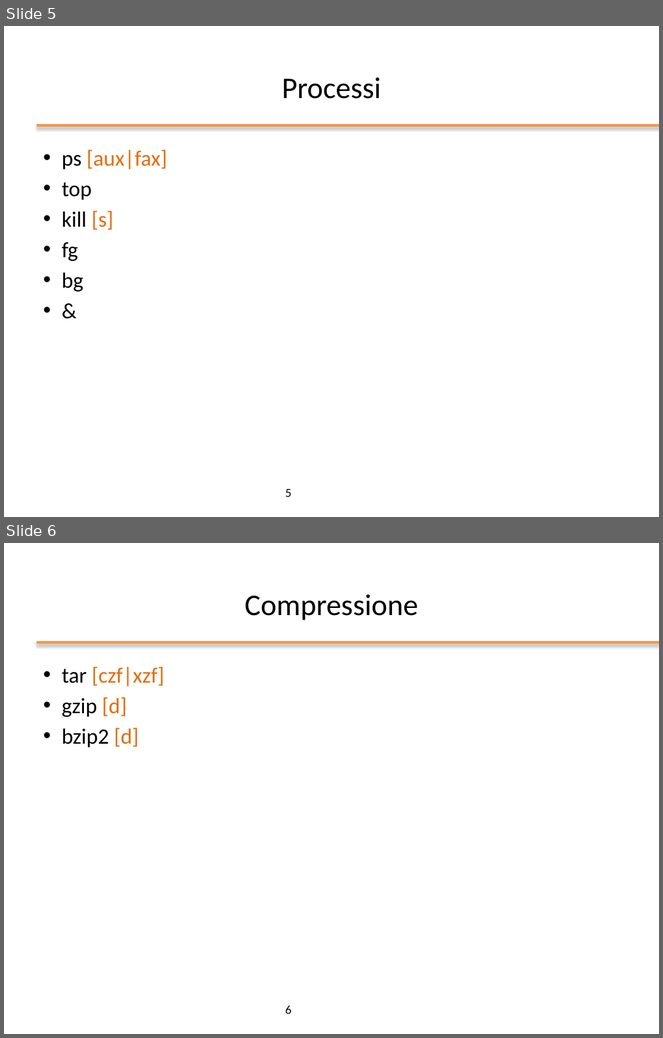
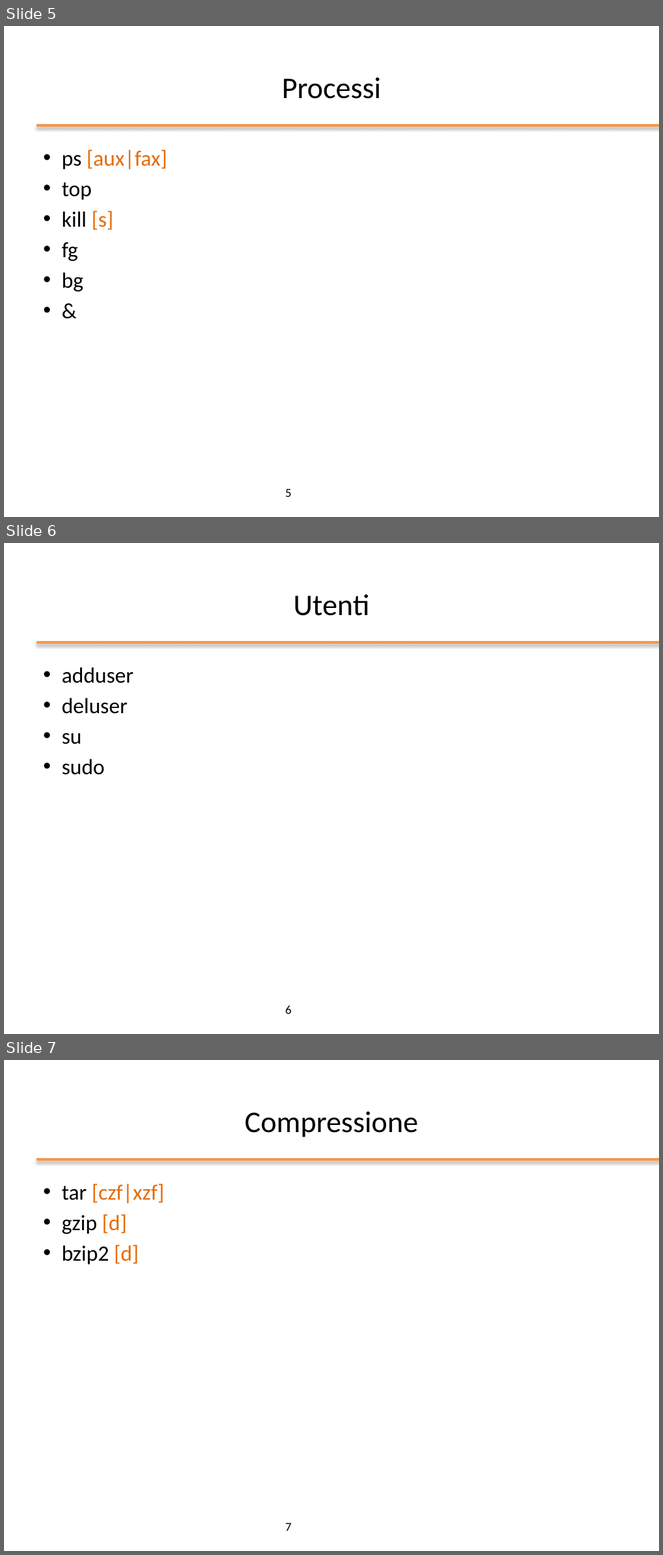
Before and after one commit to nbicocchi/operatingsystemsbsc, a slide deck: slides/ppt/04_Comandi principali.pptx. Shown one above the other, each under a label of ours: slides 5 and 6 before the commit, slides 5, 6 and 7 after it. The pictures are 663x1038 and 663x1555 pixels, drawn with LibreOffice and Linux fonts; fonts in the diff are those of the drawing; background and template pictures are left out. Boxes give left, top, right and bottom in pixels: in the first picture for what was removed or moved away, otherwise in the second. Text is boxed around its words. In the diff, an @@ line names an element or a change of style, - is before the commit and + after.

```diff
--- a/slides/ppt/04_Comandi principali.pptx
+++ b/slides/ppt/04_Comandi principali.pptx
@@ slide 6 added at [4,543,659,1034], background #FFFFFF; not listed: 1 template element that a slide beside it also shows @@
@@ title added at [293,594,369,616], 33 pt, text #000000 @@
+Utenti
@@ text added at [62,667,134,775], 24 pt, text #000000 @@
+• adduser
+• deluser
+• su
+• sudo
@@ page number added at [285,1006,292,1014], 13.5 pt, text #000000 @@
+6
@@ what was slide 6 is now slide 7 @@
@@ page number at [285,1523,292,1531]: text changed @@
-6
+7
```
Also in this commit, not shown: 2 slides changed, 1 other file.
